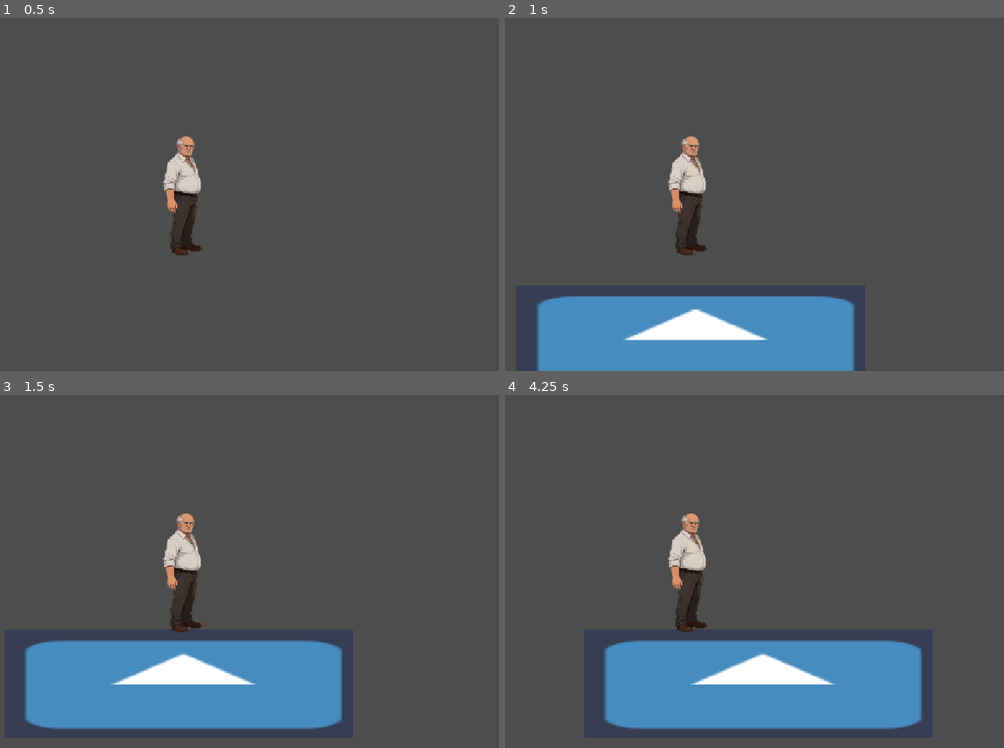
Above: before the commit, frames 1-4 (two rows, left to right).
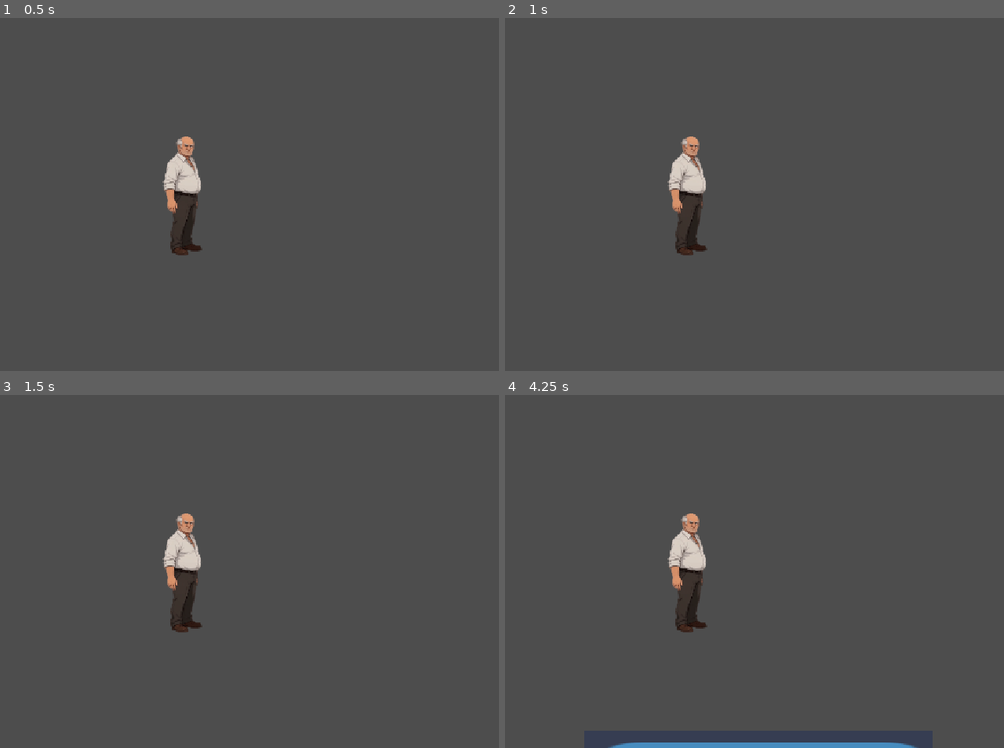
Above: after the commit, the same moments.

Repository: JonaRu32/GodotCharacterTest
Game: Godot game, scene res://node_2d.tscn
Two runs of this game, one before a commit and one after it. Both use one fixed random seed, a clock stepped at 60 frames per second and the inputs below. The engine's default icon, where the game draws it, is replaced by a stand-in: a white triangle on a blue panel in a dark square.
Inputs:
- Up to frame 1 (0.5 s): no input
- Up to frame 2 (1 s): tap Enter at 0.5 s; hold Up (ui_up) from 0.53 s (still down)
- Up to frame 3 (1.5 s): keep holding Up (ui_up); tap Right (der) at 1.35 s
- Up to frame 4 (4.25 s): tap Space at 2 s; release Up (ui_up) at 2.03 s; hold Left (izqda) 2.03-2.78 s; tap Up (ui_up) at 2.1 s; hold Up (ui_up) from 2.78 s (still down); tap Right (der) at 2.85 s

Frame 1 is identical in both runs. In frame 2, 13% of the frame differs, in the area x 6-71%, y 78-100%; in frame 3, 16%; in frame 4, 17%, in the area x 19-84%, y 69-100%.

Commit message:
Feat: triple salto (contador de saltos que se reinicia al tocar el suelo)

Diff:
--- a/scripts/old_man.gd
+++ b/scripts/old_man.gd
@@ -2,6 +2,9 @@
 
 const SPEED = 200
 const JUMP_SPEED = -600
+const MAX_JUMPS = 3
+var jumps = 0
+
 
 func _physics_process(delta: float) -> void:
 
@@ -15,7 +18,13 @@
 	else:
 		velocity.x = 0
 
-	if is_on_floor() and Input.is_action_just_pressed("ui_up"):
+	if is_on_floor():
+		jumps = 0
+
+	if jumps < MAX_JUMPS and Input.is_action_just_pressed("ui_up"):
 		velocity.y = JUMP_SPEED
+		jumps += 1
+
+
 
 	move_and_slide()
